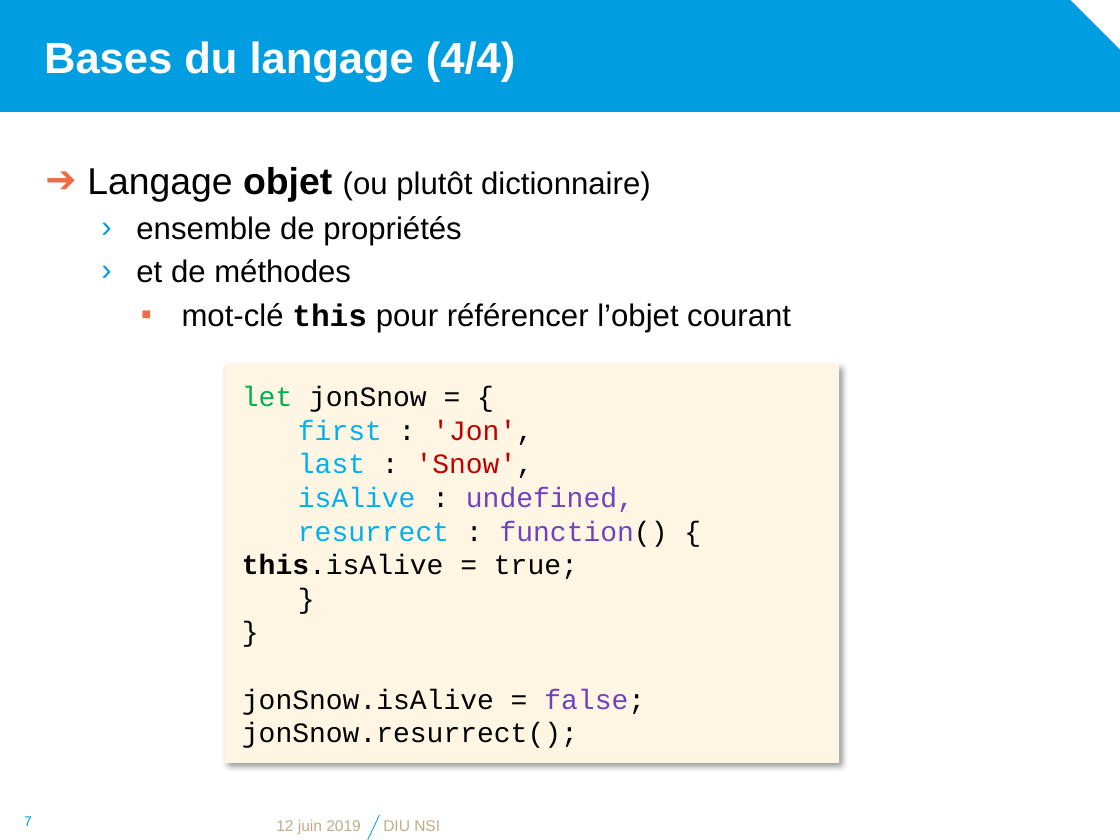
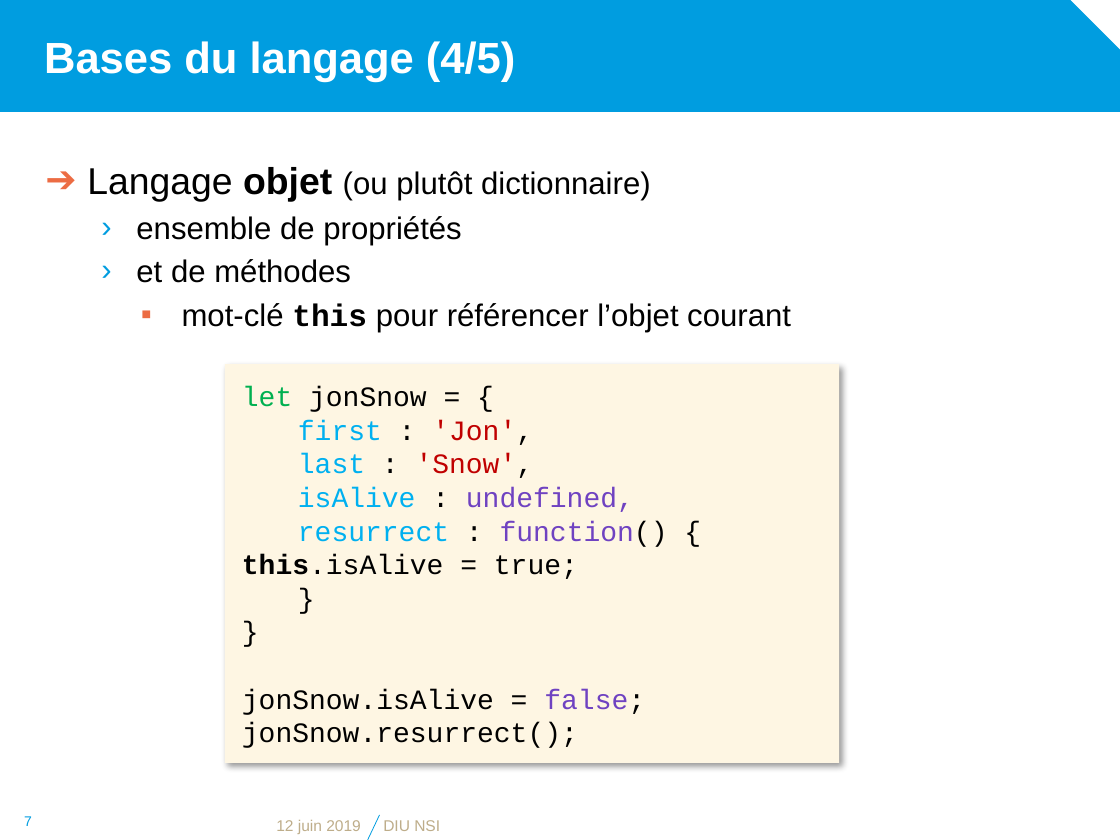
Before and after one commit to diu-uf-bordeaux/bloc1, a slide deck: slide 7 of web/4-JS/JavaScript.pptx. Drawn at 1120x840 pixels with LibreOffice and Linux fonts; fonts in the diff are those of the drawing; background and template pictures are left out. Boxes give left, top, right and bottom in pixels: in the first picture for what was removed or moved away, otherwise in the second. Text is boxed around its words. In the diff, an @@ line names an element or a change of style, - is before the commit and + after.

Commit message:
Typo HTTP + slide supplémentaire objet JavaScript

```diff
--- a/web/4-JS/JavaScript.pptx
+++ b/web/4-JS/JavaScript.pptx
@@ title at <box>44,41,515,82</box>: text changed @@
-Bases du langage (4/4)
+Bases du langage (4/5)
```
Also in this commit, not shown: 3 other slides changed, 1 slide added, 2 other files.
